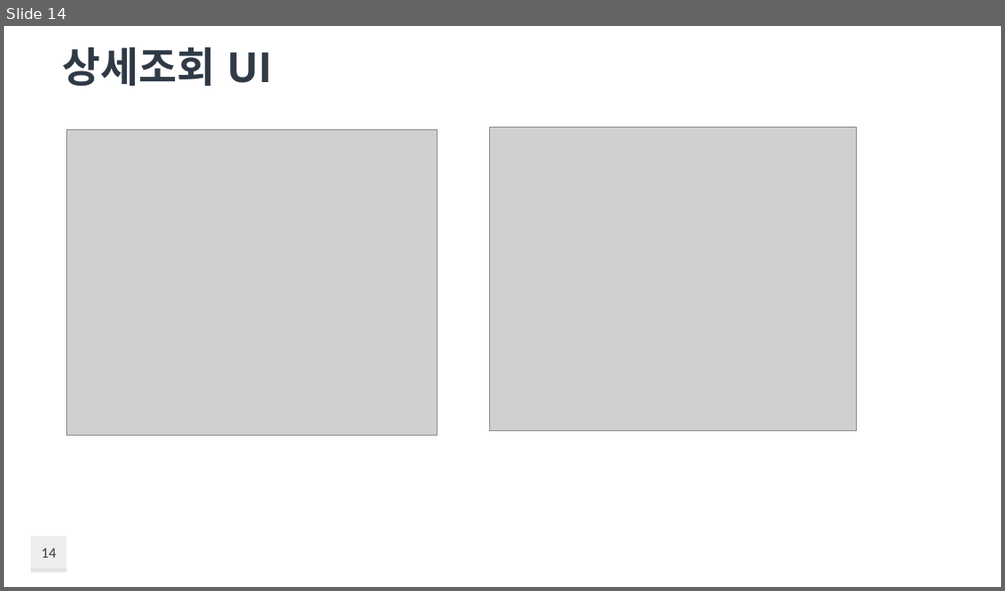
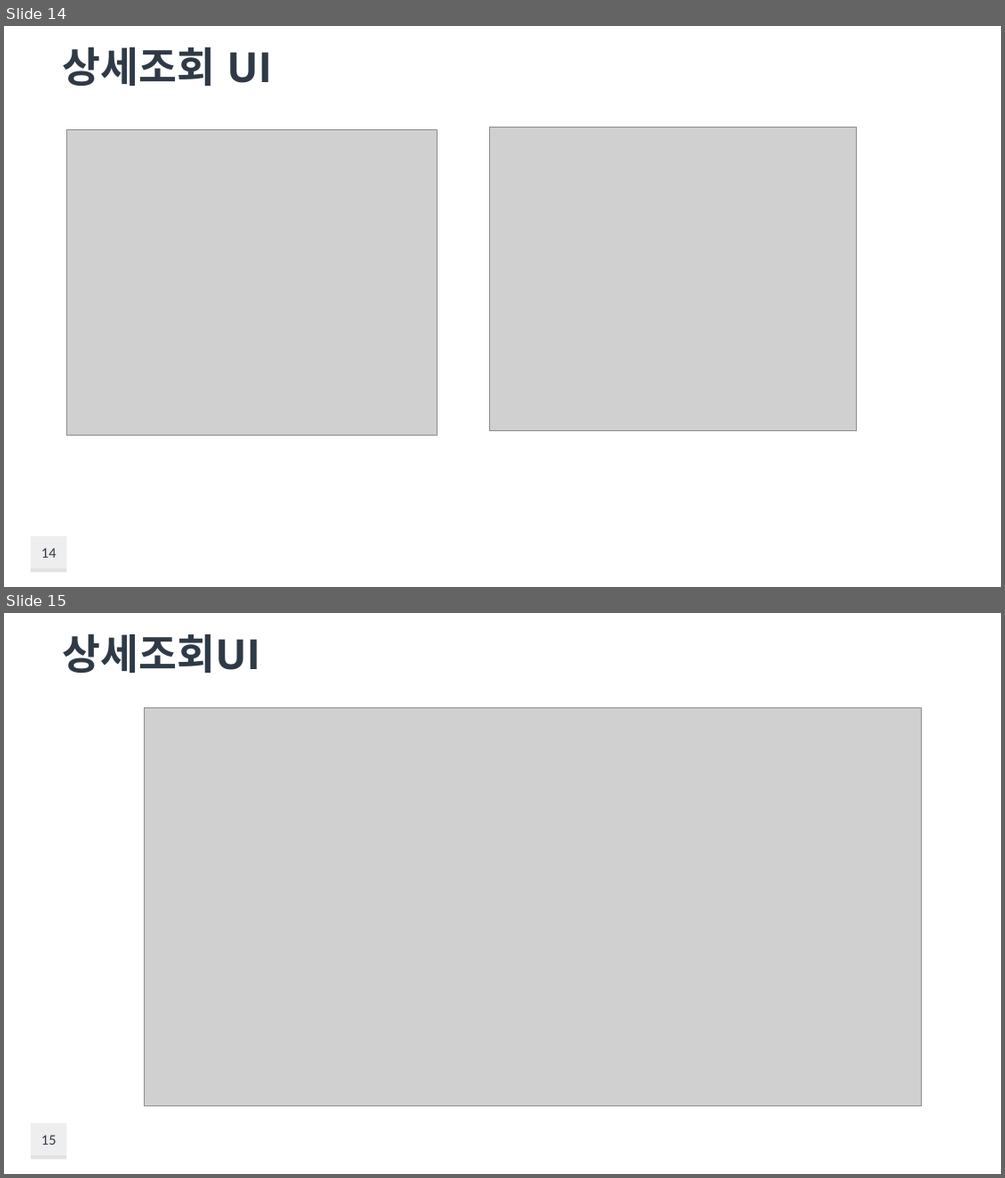
Before and after one commit to taehoon95/shoppingMall, a slide deck: document/쇼핑몰(이태훈).pptx. Shown one above the other, each under a label of ours: slide 14 before the commit, slides 14 and 15 after it. The pictures are 1005x591 and 1005x1178 pixels, drawn with LibreOffice and Linux fonts; fonts in the diff are those of the drawing; grey boxes stand for pictures; background and template pictures are left out. Boxes give left, top, right and bottom in pixels: in the first picture for what was removed or moved away, otherwise in the second. Text is boxed around its words. In the diff, an @@ line names an element or a change of style, - is before the commit and + after.

```diff
--- a/document/쇼핑몰(이태훈).pptx
+++ b/document/쇼핑몰(이태훈).pptx
@@ slide 15 added at box(4, 613, 1001, 1174), background #FFFFFF; not listed: 3 template elements that a slide beside it also shows @@
@@ title added at box(63, 634, 260, 673), 40 pt, text #2F3A46, bold @@
+상세조회UI
@@ picture added at box(145, 708, 921, 1105) @@
@@ page number added at box(41, 1135, 57, 1144), 14 pt, text #2F3A46 @@
+15
```
Also in this commit, not shown: 3 slides changed, 3 other slides added, 2 slides removed, 28 other files.
